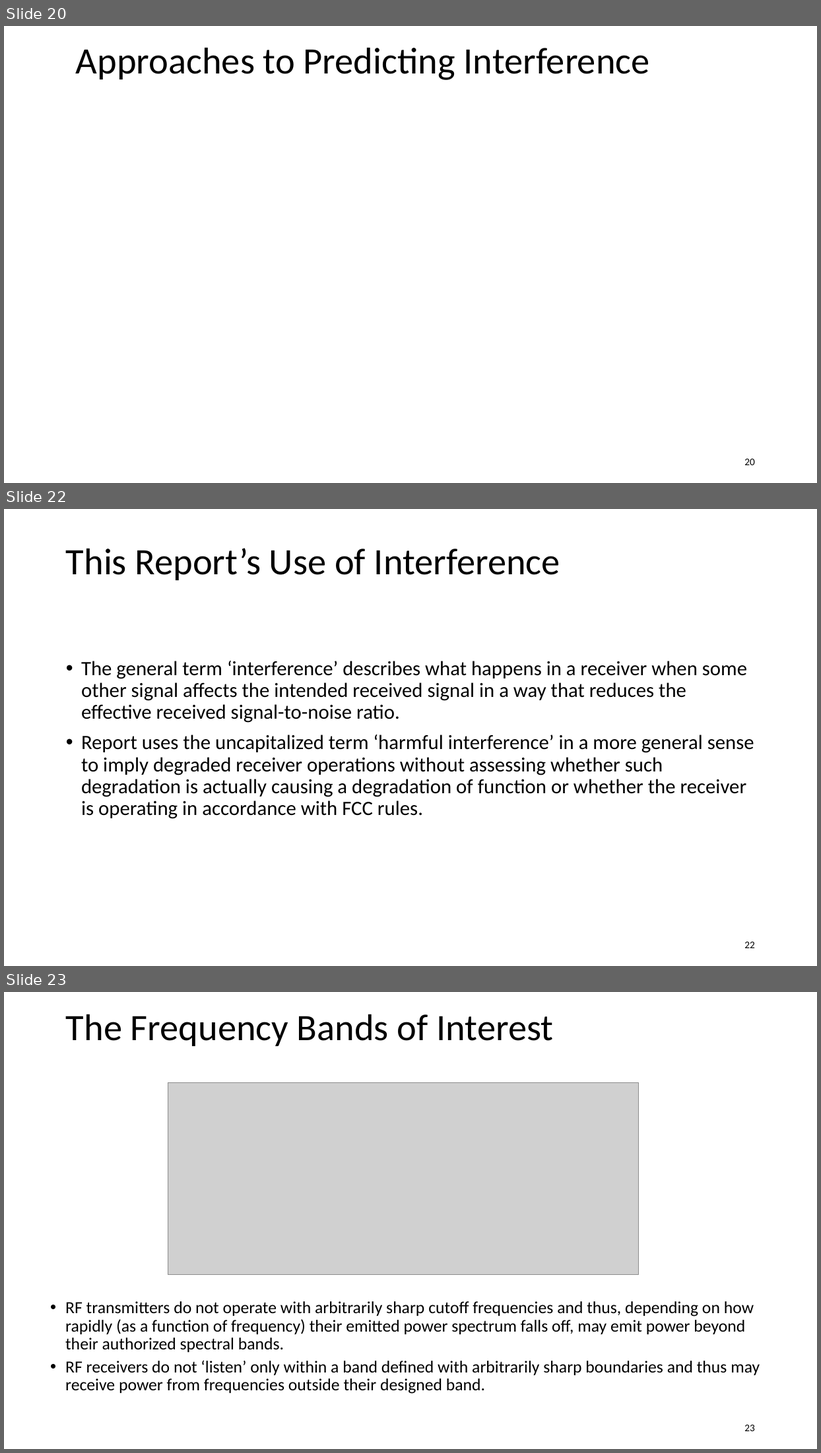
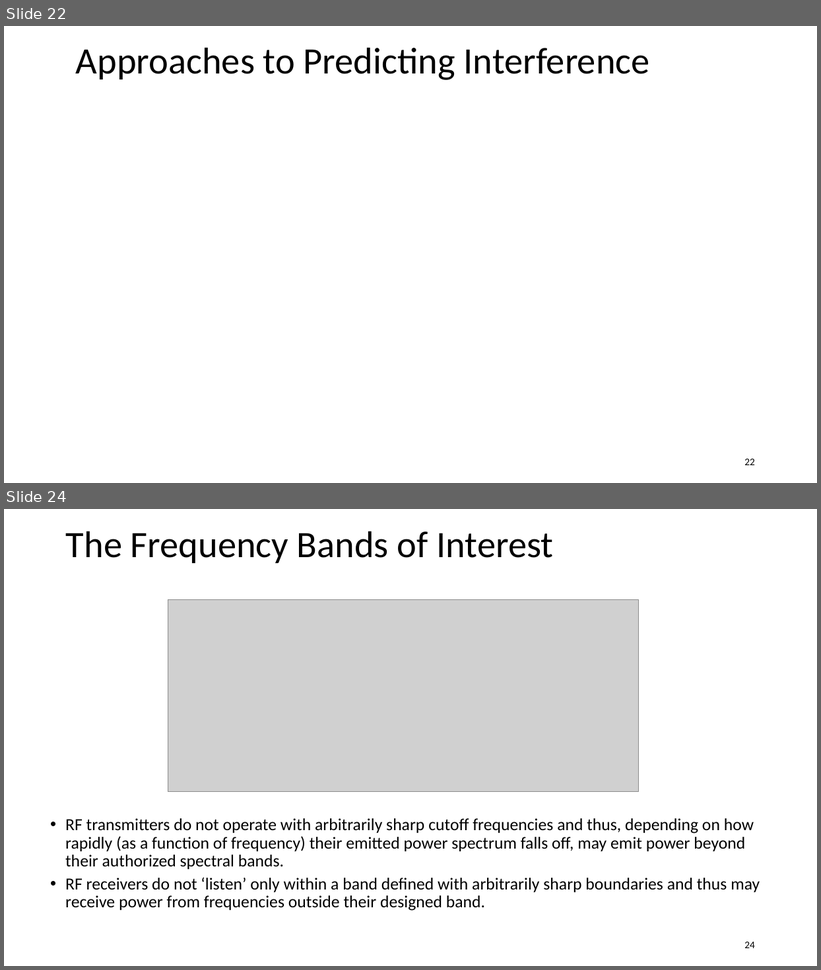
Before and after one commit to jlmucb/class_notes, a slide deck: science/GPSslides.pptx. Shown one above the other, each under a label of ours: slides 20, 22 and 23 before the commit, slides 22 and 24 after it; the slides between them are not shown. The pictures are 821x1453 and 821x970 pixels, drawn with LibreOffice and Linux fonts; fonts in the diff are those of the drawing; grey boxes stand for pictures. Boxes give left, top, right and bottom in pixels: in the first picture for what was removed or moved away, otherwise in the second. Text is boxed around its words. In the diff, an @@ line names an element or a change of style, - is before the commit and + after.

```diff
--- a/science/GPSslides.pptx
+++ b/science/GPSslides.pptx
@@ slide 22 removed at bbox=[4, 509, 817, 966], background #FFFFFF @@
@@ title removed at bbox=[66, 548, 560, 580] @@
-This Report’s Use of Interference
@@ text removed at bbox=[81, 661, 754, 819] @@
-• The general term ‘interference’ describes what happens in a receiver when some other signal affects the intended received signal in a way that reduces the effective received signal-to-noise ratio.
-• Report uses the uncapitalized term ‘harmful interference’ in a more general sense to imply degraded receiver operations without assessing whether such degradation is actually causing a degradation of function or whether the receiver is operating in accordance with FCC rules.
@@ page number removed at bbox=[745, 942, 755, 949] @@
-22
@@ what was slide 20 is now slide 22 @@
@@ page number at bbox=[745, 459, 755, 466]: text changed @@
-20
+22
@@ what was slide 23 is now slide 24 @@
@@ page number at bbox=[745, 942, 755, 949]: text changed @@
-23
+24
```
Also in this commit, not shown: 14 slides changed, 2 slides added, 1 other slide removed, 1 other file.
